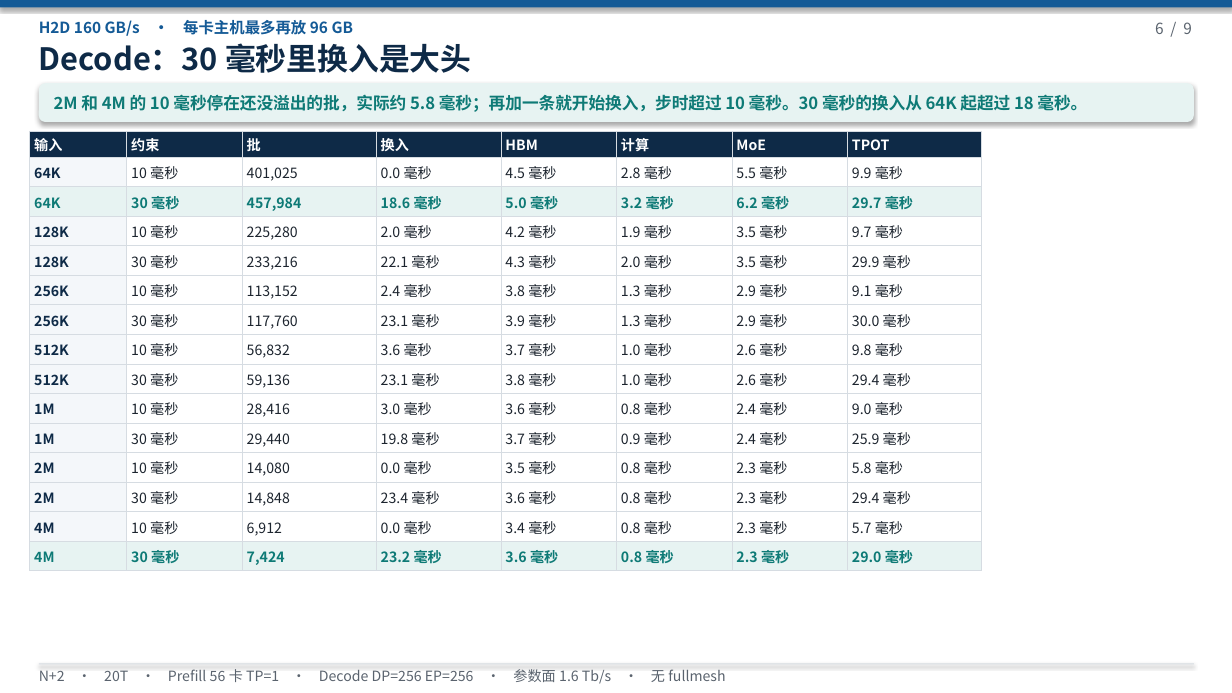
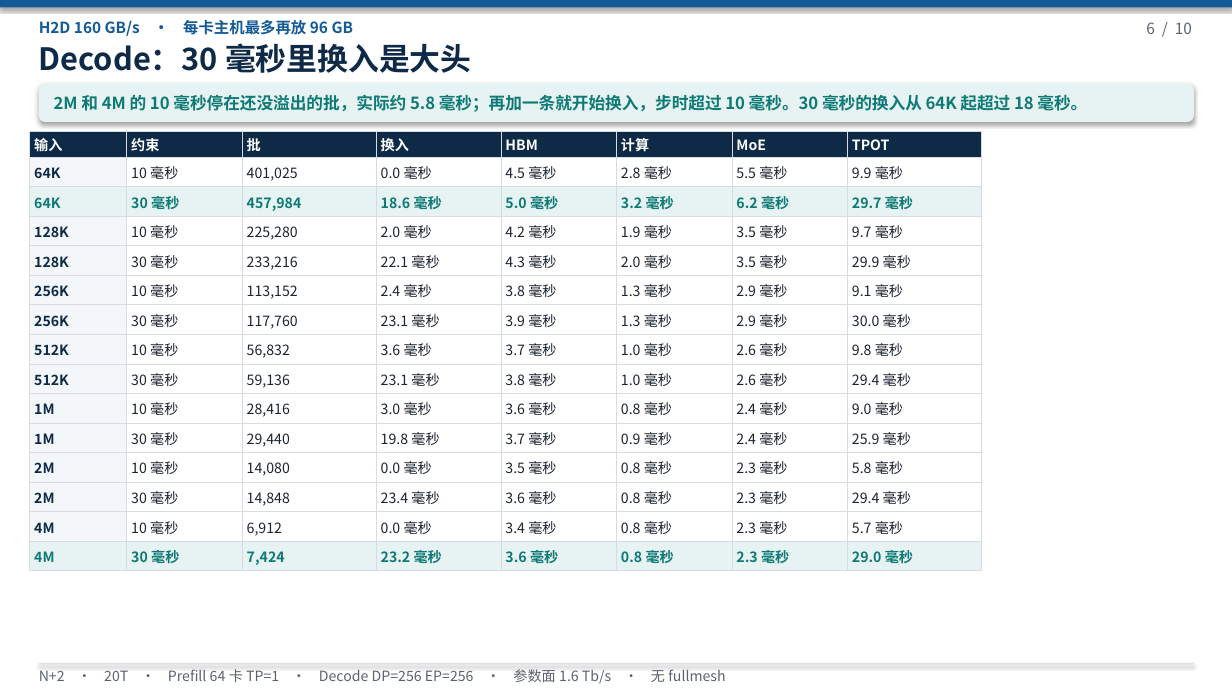
Before and after one commit to 69515164-rgb/UCL-MPComm, a slide deck: slide 6 of docs/N+2-20T-V4-无TP.pptx. Drawn at 1232x693 pixels with LibreOffice and Linux fonts; fonts in the diff are those of the drawing. Boxes give left, top, right and bottom in pixels: in the first picture for what was removed or moved away, otherwise in the second. Text is boxed around its words. In the diff, an @@ line names an element or a change of style, - is before the commit and + after.

```diff
--- a/docs/N+2-20T-V4-无TP.pptx
+++ b/docs/N+2-20T-V4-无TP.pptx
@@ text at bbox=[1146, 22, 1192, 34]: text changed @@
-6 / 9
+6 / 10
@@ text at bbox=[39, 669, 725, 684]: text changed @@
-N+2 · 20T · Prefill 56 卡 TP=1 · Decode DP=256 EP=256 · 参数面 1.6 Tb/s · 无 fullmesh
+N+2 · 20T · Prefill 64 卡 TP=1 · Decode DP=256 EP=256 · 参数面 1.6 Tb/s · 无 fullmesh
```
Also in this commit, not shown: 7 other slides changed, 2 slides added, 1 slide removed, 1 other file.
